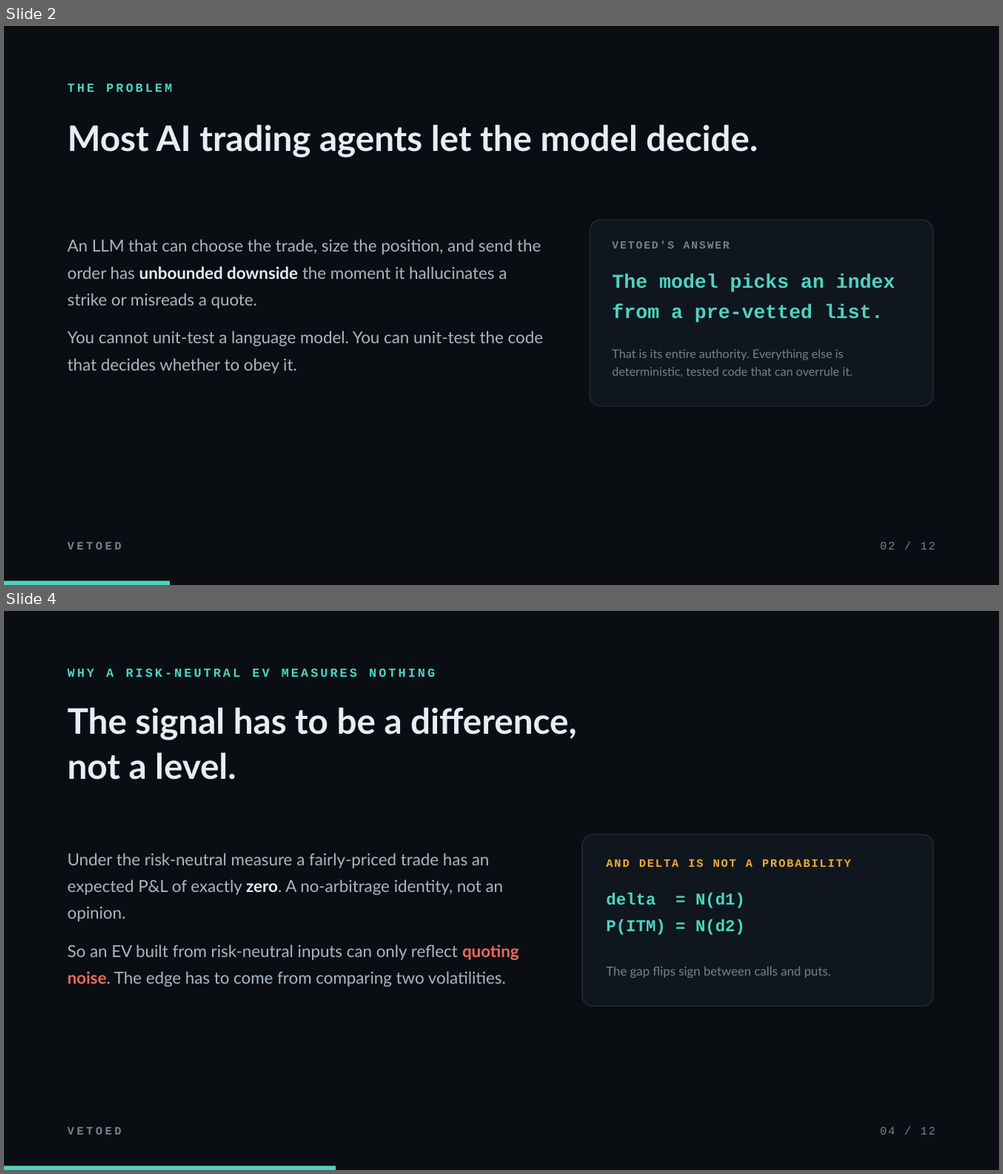
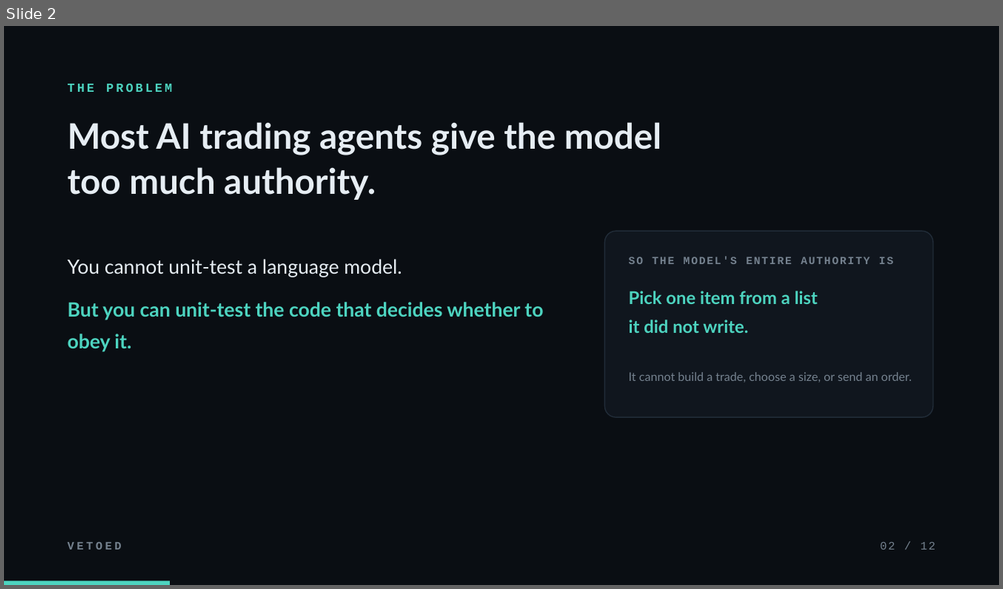
Before and after one commit to Chong1120/Vetoed, a slide deck: Vetoed-deck.pptx. Shown one above the other, each under a label of ours: slides 2 and 4 before the commit, slide 2 after it; the slides between them are not shown. The pictures are 1003x1174 and 1003x589 pixels, drawn with LibreOffice and Linux fonts; fonts in the diff are those of the drawing. Boxes give left, top, right and bottom in pixels: in the first picture for what was removed or moved away, otherwise in the second. Text is boxed around its words. In the diff, an @@ line names an element or a change of style, - is before the commit and + after.

```diff
--- a/Vetoed-deck.pptx
+++ b/Vetoed-deck.pptx
@@ slide 4 removed at <box>4,611,999,1170</box>, background #0A0E13 @@
@@ text removed at <box>68,669,435,677</box> @@
-WHY A RISK-NEUTRAL EV MEASURES NOTHING
@@ text removed at <box>68,707,576,780</box> @@
-The signal has to be a difference,
-not a level.
@@ text removed at <box>68,853,519,987</box> @@
-Under the risk-neutral measure a fairly-priced trade has an expected P&L of exactly zero. A no-arbitrage identity, not an opinion.
-So an EV built from risk-neutral inputs can only reflect quoting noise. The edge has to come from comparing two volatilities.
@@ rounded rectangle removed at <box>582,834,933,1006</box> @@
@@ text removed at <box>606,859,851,867</box> @@
-AND DELTA IS NOT A PROBABILITY
@@ text removed at <box>606,893,745,935</box> @@
-delta = N(d1)
-P(ITM) = N(d2)
@@ text removed at <box>606,967,831,978</box> @@
-The gap flips sign between calls and puts.
@@ text removed at <box>68,1128,122,1135</box> @@
-VETOED
@@ text removed at <box>879,1128,935,1135</box> @@
-04 / 12
@@ rectangle removed at <box>4,1167,336,1170</box> @@
@@ slide 2 changed as well @@
@@ text at <box>68,122,661,200</box>: text changed @@
-Most AI trading agents let the model decide.
+Most AI trading agents give the model
+too much authority.
@@ rounded rectangle: place and size @@
-rounded rectangle at <box>589,220,933,406</box>
+rounded rectangle at <box>605,231,933,417</box>
@@ text at <box>68,259,543,352</box>: text changed; size 16 to 19 pt; text colour #A9B6C3 to #4DD4C0; bold on @@
-An LLM that can choose the trade, size the position, and send the order has unbounded downside the moment it hallucinates a strike or misreads a quote.
-You cannot unit-test a language model. You can unit-test the code that decides whether to obey it.
+You cannot unit-test a language model.
+But you can unit-test the code that decides whether to obey it.
@@ text at <box>629,256,893,264</box>: text changed @@
-VETOED'S ANSWER
+SO THE MODEL'S ENTIRE AUTHORITY IS
@@ text at <box>629,291,817,333</box>: text changed; size 19 to 17 pt; font Courier New to Lato @@
-The model picks an index
-from a pre-vetted list.
+Pick one item from a list
+it did not write.
@@ text at <box>629,372,911,383</box>: text changed @@
-That is its entire authority. Everything else is deterministic, tested code that can overrule it.
+It cannot build a trade, choose a size, or send an order.
```
Also in this commit, not shown: 4 other slides changed, 7 slides added, 6 other slides removed, 5 other files.
